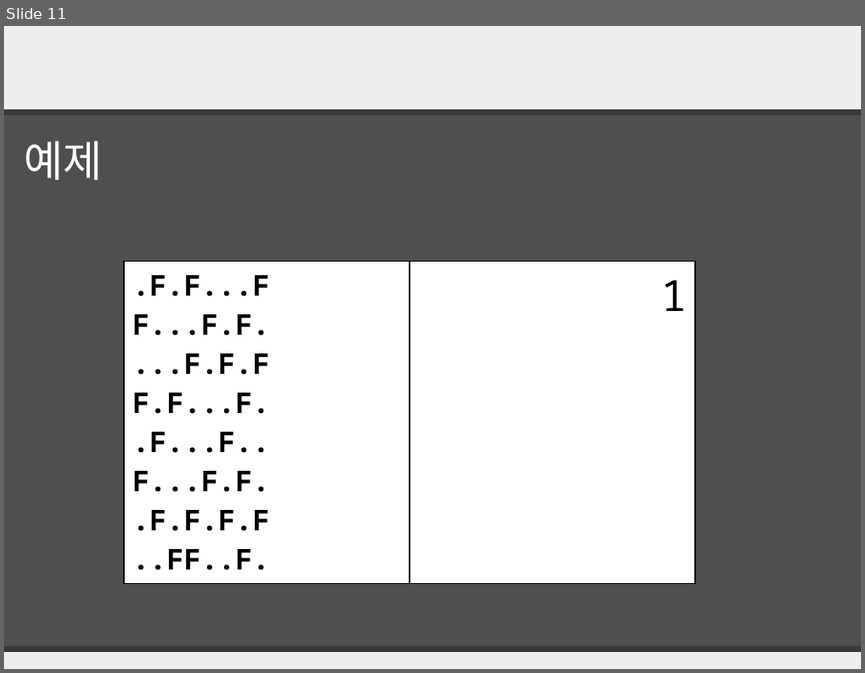
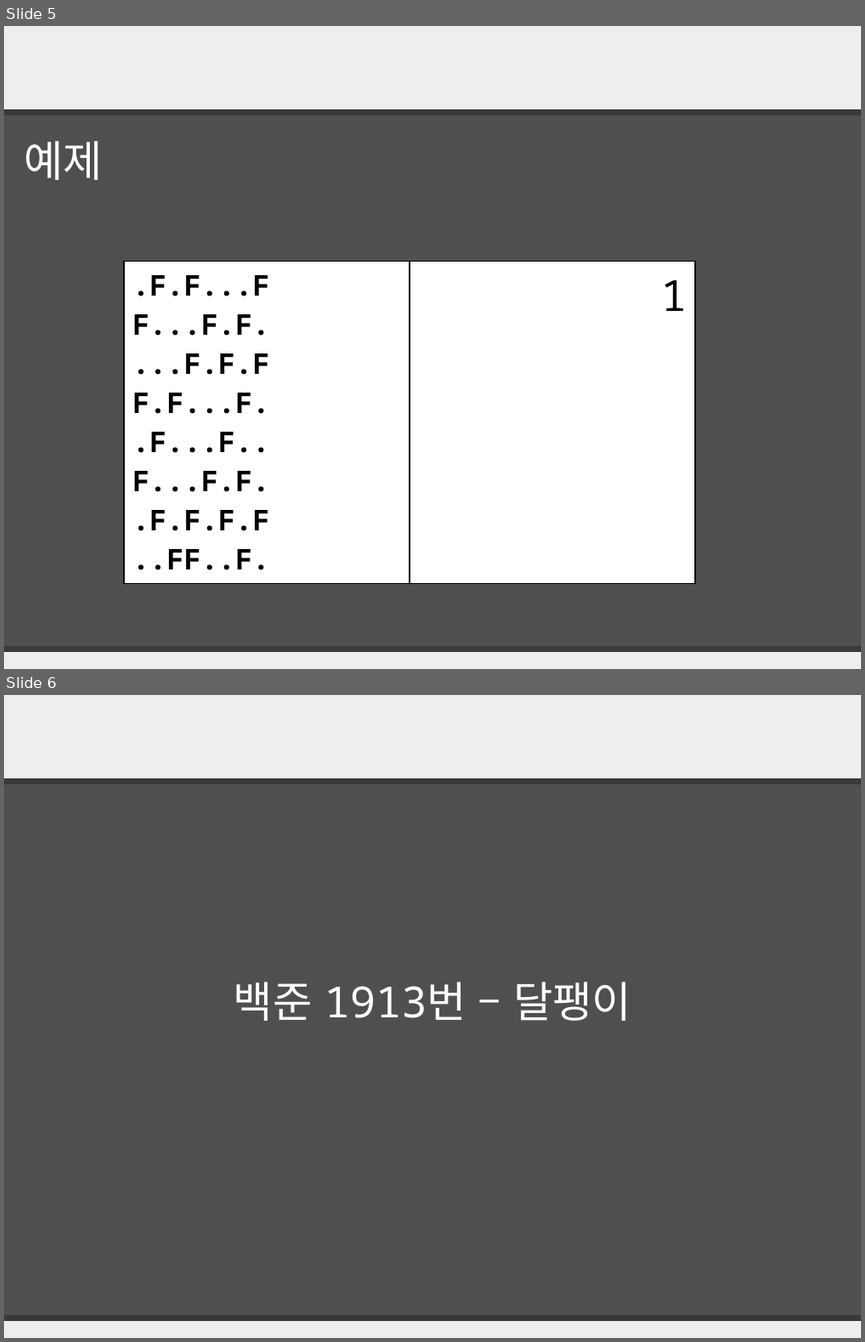
Before and after one commit to pknu-wap/Java-Seminar, a slide deck: 5th week 2.pptx. Shown one above the other, each under a label of ours: slide 11 before the commit, slides 5 and 6 after it. The pictures are 865x673 and 865x1342 pixels, drawn with LibreOffice and Linux fonts; fonts in the diff are those of the drawing; background and template pictures are left out. Boxes give left, top, right and bottom in pixels: in the first picture for what was removed or moved away, otherwise in the second. Text is boxed around its words. In the diff, an @@ line names an element or a change of style, - is before the commit and + after.

```diff
--- a/5th week 2.pptx
+++ b/5th week 2.pptx
@@ slide 6 added at [4, 695, 861, 1338], background picture (left out); not listed: 2 template elements that a slide beside it also shows @@
@@ text added at [234, 981, 631, 1021], 36 pt, text #FFFFFF @@
+백준 1913번 – 달팽이
@@ what was slide 11 is now slide 5 @@
```
Also in this commit, not shown: 3 slides changed, 4 other slides added, 4 slides removed.
